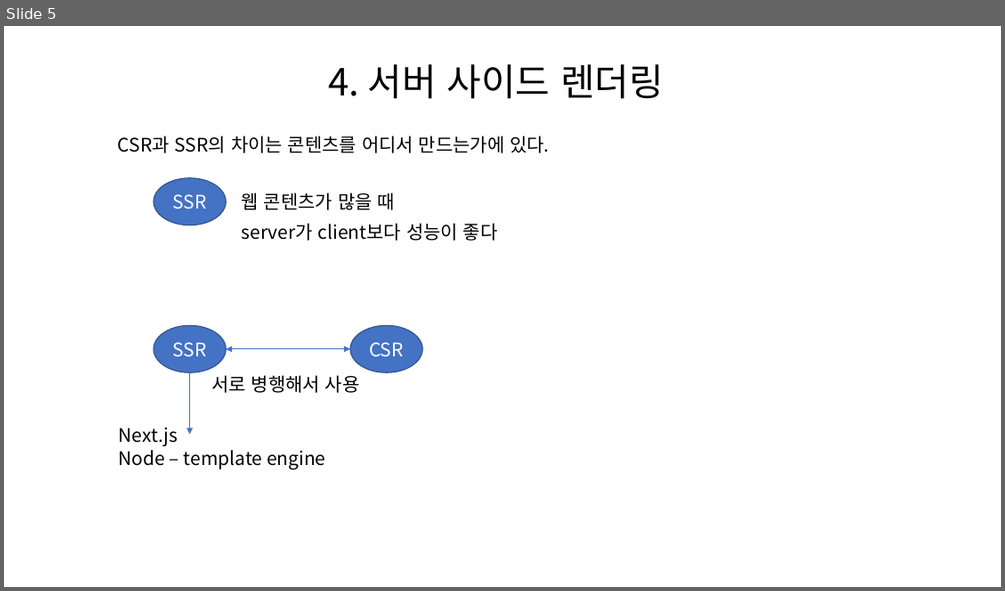
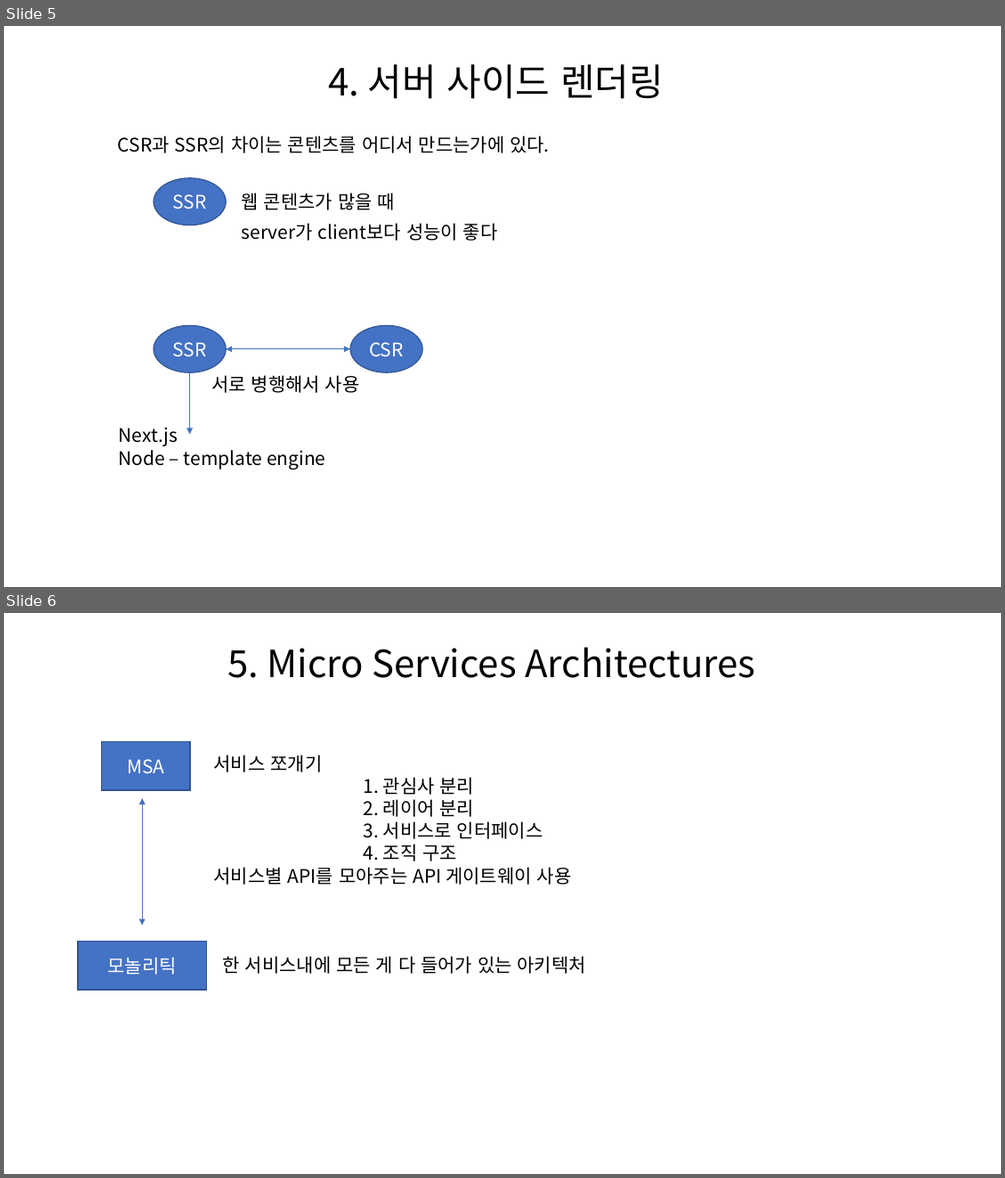
Before and after one commit to Jiwoncoding/Front, a slide deck: TheRED조은강의.pptx. Shown one above the other, each under a label of ours: slide 5 before the commit, slides 5 and 6 after it. The pictures are 1005x591 and 1005x1178 pixels, drawn with LibreOffice and Linux fonts; fonts in the diff are those of the drawing. Boxes give left, top, right and bottom in pixels: in the first picture for what was removed or moved away, otherwise in the second. Text is boxed around its words. In the diff, an @@ line names an element or a change of style, - is before the commit and + after.

```diff
--- a/TheRED조은강의.pptx
+++ b/TheRED조은강의.pptx
@@ slide 6 added at (4,613,1001,1174), background #FFFFFF @@
@@ title added at (227,647,755,678), 36 pt, text #000000 @@
+5. Micro Services Architectures
@@ rectangle added at (101,742,189,790), fill #4472C4, outline #325491 1 pt, 18 pt, text #FFFFFF @@
+MSA
@@ text added at (214,755,572,884), 18 pt, text #000000 @@
+서비스 쪼개기
+1. 관심사 분리
+2. 레이어 분리
+3. 서비스로 인터페이스
+4. 조직 구조
+서비스별 API를 모아주는 API 게이트웨이 사용
@@ double arrow added from (142, 798) to (142, 925), #4472C4 0.5 pt @@
@@ rectangle added at (78,941,207,989), fill #4472C4, outline #325491 1 pt, 18 pt, text #FFFFFF @@
+모놀리틱
@@ text added at (223,956,586,973), 18 pt, text #000000 @@
+한 서비스내에 모든 게 다 들어가 있는 아키텍처
```
Also in this commit, not shown: 3 other slides added, 1 slide removed.
